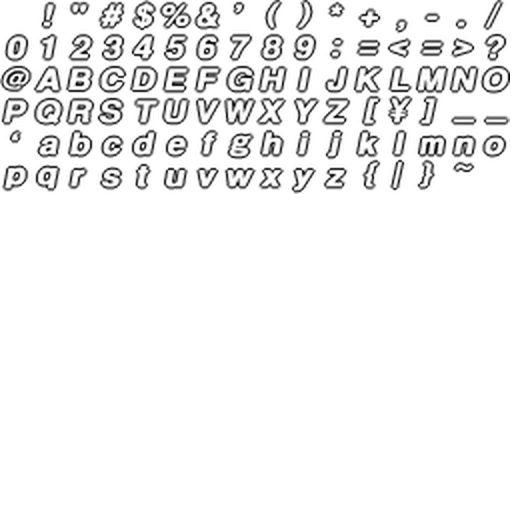
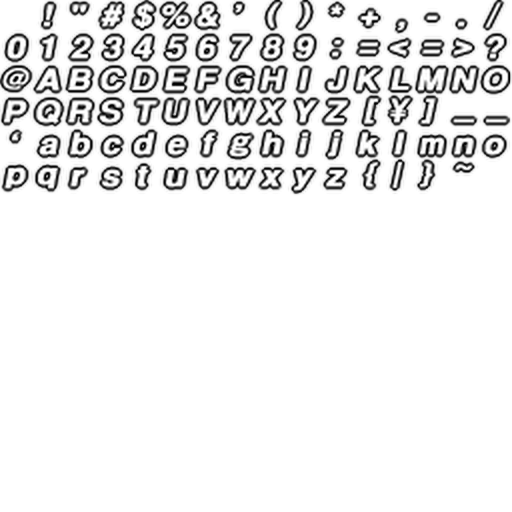
Layers edited between the first and the second 512x512 image:
painted on "DBGFNT02.png" over [0, 0, 256, 194]
